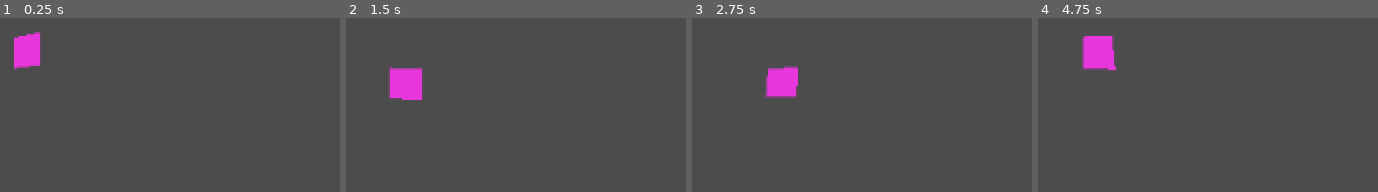
Above: before the commit, frames 1-4 (left to right).
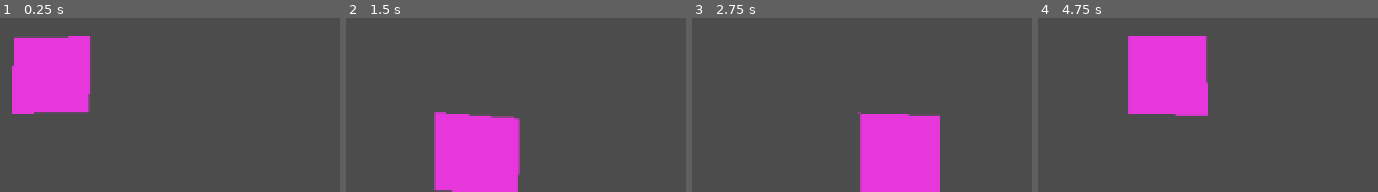
Above: after the commit, the same moments.

Repository: sustainablelab/eat-and-poop
Game: Godot game, scene res://scenes/Player.tscn
Same seed, same stepped clock (60 frames per second), same inputs: the game is played once before the commit and once after it. The project has no main scene, so this scene is started directly.
Inputs:
- Up to frame 1 (0.25 s): no input
- Up to frame 2 (1.5 s): hold Right (ui_right) 0.53-1.28 s; hold Down (ui_down) from 1.28 s (still down)
- Up to frame 3 (2.75 s): release Down (ui_down) at 2.03 s; hold Right (ui_right) from 2.03 s (still down)
- Up to frame 4 (4.75 s): release Right (ui_right) at 2.78 s; hold Up (ui_up) 2.78-3.53 s; hold Left (ui_left) from 3.53 s (still down); tap Enter at 4.25 s

The runs differ from the first frame. In frame 1, 8.7% of the frame differs, in the area x 3-27%, y 8-56%; in frame 2, 13%, in the area x 12-52%, y 27-100%; in frame 3, 12%; in frame 4, 13%.

Commit message:
Block wobble period is independent of tween animation

Diff:
--- a/scripts/Block.gd
+++ b/scripts/Block.gd
@@ -1,17 +1,34 @@
 class_name Block
 extends Node2D
 
-# TODO: call update() in the setters.
-
+# The fundamental square parameters use setters.
+# The setters call update(): anytime these fundamental square
+# parameters are written, update() redraws the square.
 var top_left: Vector2 setget set_top_left
 var length: float setget set_length
 var color: Color setget set_color
-
-var square_points_are_randomized: bool = true
+var square_points: PoolVector2Array setget set_square_points
+
+# Randomize the square points for a wobble effect.
+var square_wobbles: bool = true
+# Time it takes to move in seconds
+# TODO: decrease speed as the player gets bigger
+var speed: float = 0.2 # bigger number = slower
+var wobble_period: float = 0.01 # bigger number = slower
 
 # growth_shrink_amount sets how much to grow/shrink by: 0 == no growth
-const GROW_SHRINK_AMOUNT: float = 0.05 # range: 0.0:1.0
-# TODO: clamp GROW_SHRINK_AMOUNT to the range 0 to 1
+# range: 0.0:1.0
+# const GROW_SHRINK_AMOUNT: float = 0.02
+var GROW_SHRINK_AMOUNT: float
+# Increase amount while moving to communicate player is active.
+# const GROW_SHRINK_AMOUNT_WHILE_MOVING: float = 0.05
+var GROW_SHRINK_AMOUNT_WHILE_MOVING: float
+
+# TIP:
+# Slower wobbles look more like an object in motion.
+# Faster wobbles look more like blur and shimmer.
+# Slower wobbles look better as smaller wobbles.
+# Faster wobbles can get away with larger wobbles.
 
 # var max_growth: float
 # var max_shrink: float
@@ -24,23 +41,44 @@
 
 func _ready():
 	add_child(grid)
+	# Player starts as a normal square shape.
 	self.length = grid.size
+	self.square_points = normal_square()
+	# Dividing by grid.size exaggerates wobbles for smaller grids
+	# which is good for overcoming truncation to pixel number.
+	GROW_SHRINK_AMOUNT = 0.5 / grid.size
+	GROW_SHRINK_AMOUNT_WHILE_MOVING = GROW_SHRINK_AMOUNT * 3
 	# max_growth = grid.size * (1 + GROW_SHRINK_AMOUNT)
 	# max_shrink = grid.size * (1 - GROW_SHRINK_AMOUNT)
+	# Player's shape deviates with a wobbly effecet.
 	max_deviation = grid.size * GROW_SHRINK_AMOUNT
+	# Seed a random number generator for wobbling.
+	rng.randomize() # setup the generator from a time-based seed
+	# Use a tween to animate moving in the grid.
 	add_child(smooth_move)
-	rng.randomize() # setup the generator from a time-based seed
-
-
-# Animate the block.
+	# Detect tween start/stop to change wobble effect while moving.
+	# (`connect()` returns 0: throw away return value in a '_var')
+	var _ret: int
+	_ret = smooth_move.connect("tween_started", self, "_on_smooth_move_started")
+	_ret = smooth_move.connect("tween_completed", self, "_on_smooth_move_completed")
+
+
+# Animate the wobble effect.
+# Use `delta_sum` to detect when a wobble period elapses.
+var delta_sum: float = 0
 # `delta` is time elapsed since `_process()` was last called.
 # `delta` is fed to me from under the hood.
 # `delta` is on the order of 10ms, the exact value depends on how
 # busy the processor is.
-# Using `_delta` is a convention that means I do not depend on `delta`.
-func _process(_delta):
-	update() # update the _draw() stuff
-
+# Animate the wobble effect.
+func _process(delta):
+	if square_wobbles:
+		delta_sum += delta
+		if delta_sum >= self.wobble_period:
+			self.square_points = random_wobbly_square()
+			# update() # update the _draw() stuff
+			# Reset the wobble period timer
+			delta_sum = 0
 
 # _draw() runs once, sometime shortly after _ready() runs
 func _draw() -> void:
@@ -55,6 +93,11 @@
 
 func set_length(d: float) -> void:
 	length = d
+	update()
+
+
+func set_square_points(p: PoolVector2Array) -> void:
+	square_points = p
 	update()
 
 
@@ -68,6 +111,7 @@
 	#self.top_left += direction * grid.size
 
 	# Smooth motion with Tween:
+
 	# _done is true when Tween.blah() is done.
 	# I store return values in "_vars" to avoid Debugger warnings.
 	var _done: bool
@@ -76,11 +120,22 @@
 		"top_left", # property name
 		self.top_left, # start
 		self.top_left + direction * grid.size, # stop
-		0.1, # take 100 ms to move
+		self.speed, # time it takes to move in seconds
 		Tween.TRANS_SINE,
 		Tween.EASE_IN_OUT,
 		0) # delay
+
 	_done = smooth_move.start()
+
+
+# Use a larger deviation in draw_square points to emphasize movement
+func _on_smooth_move_started(_object, _key): # _vars are unused
+	self.max_deviation = grid.size * GROW_SHRINK_AMOUNT_WHILE_MOVING
+
+
+# Restore deviation to original amount
+func _on_smooth_move_completed(_object, _key): # _vars are unused
+	self.max_deviation = grid.size * GROW_SHRINK_AMOUNT
 
 
 # I wrote `draw_square`.
@@ -94,35 +149,54 @@
 #					10.0,
 #					ColorN("lightsalmon", 1),
 #					)
-func draw_square() -> void:
+
+# Generate the points for a normal square.
+func normal_square() -> PoolVector2Array:
 	# Define the vertices
 	var points: PoolVector2Array = PoolVector2Array()
 	assert(points.empty()) # no points yet
 	var x:float = self.top_left.x
 	var y:float = self.top_left.y
-	if self.square_points_are_randomized:
-		var random: float
-		# Randomize to a range?
-		# var random_amount = rng.randf_range(max_shrink, max_growth)
-		# Or randomize to a Gaussian distribution?
-		# random = rng.randfn( # normally-distributed
-		# 		0.0, # mean
-		# 		max_deviation # deviation
-		# 		)
-		random = rng.randfn(0.0, max_deviation)
-		points.append(Vector2(x+random,y+random))
-		random = rng.randfn(0.0, max_deviation)
-		points.append(Vector2(x+random,y+random+self.length))
-		random = rng.randfn(0.0, max_deviation)
-		points.append(Vector2(x+random+self.length,y+random+self.length))
-		random = rng.randfn(0.0, max_deviation)
-		points.append(Vector2(x+random+self.length,y+random))
-	else:
-		points.append(Vector2(x,y))
-		points.append(Vector2(x,y+self.length))
-		points.append(Vector2(x+self.length,y+self.length))
-		points.append(Vector2(x+self.length,y))
+	points.append(Vector2(x,y))
+	points.append(Vector2(x,y+self.length))
+	points.append(Vector2(x+self.length,y+self.length))
+	points.append(Vector2(x+self.length,y))
 	assert(not points.empty()) # got me some points
-
+	return points
+
+# Generate the points for a wobbly square.
+func random_wobbly_square() -> PoolVector2Array:
+	# Define the vertices.
+	# Start with an empty list of points.
+	var points: PoolVector2Array = PoolVector2Array()
+	var x:float = self.top_left.x
+	var y:float = self.top_left.y
+	var random: float
+	# Randomize to a range?
+	# var random_amount = rng.randf_range(max_shrink, max_growth)
+	# Or randomize to a Gaussian distribution?
+	# random = rng.randfn( # normally-distributed
+	# 		0.0, # mean
+	# 		max_deviation # deviation
+	# 		)
+	# To make the square shake, use the same random number for
+	# all points.
+	# To make the square wobble, generate a new random number for
+	# each point.
+	random = rng.randfn(0.0, max_deviation)
+	points.append(Vector2(x+random,y+random))
+	random = rng.randfn(0.0, max_deviation)
+	points.append(Vector2(x+random,y+random+self.length))
+	random = rng.randfn(0.0, max_deviation)
+	points.append(Vector2(x+random+self.length,y+random+self.length))
+	random = rng.randfn(0.0, max_deviation)
+	points.append(Vector2(x+random+self.length,y+random))
+	return points
+
+func draw_square() -> void:
 	# Call built-in polygon drawing command
-	draw_colored_polygon(points, self.color)
+	# Use whatever the current values of square_points and color are.
+	# `square_points` is set to a "normal_square" onready.
+	# If the `square_wobbles`, `square_points` is updated each
+	# `wobble_period`.
+	draw_colored_polygon(self.square_points, self.color)
--- a/scripts/Grid.gd
+++ b/scripts/Grid.gd
@@ -1,4 +1,4 @@
 class_name Grid
 extends Node
 
-var size: int = 20
+var size: int = 50
